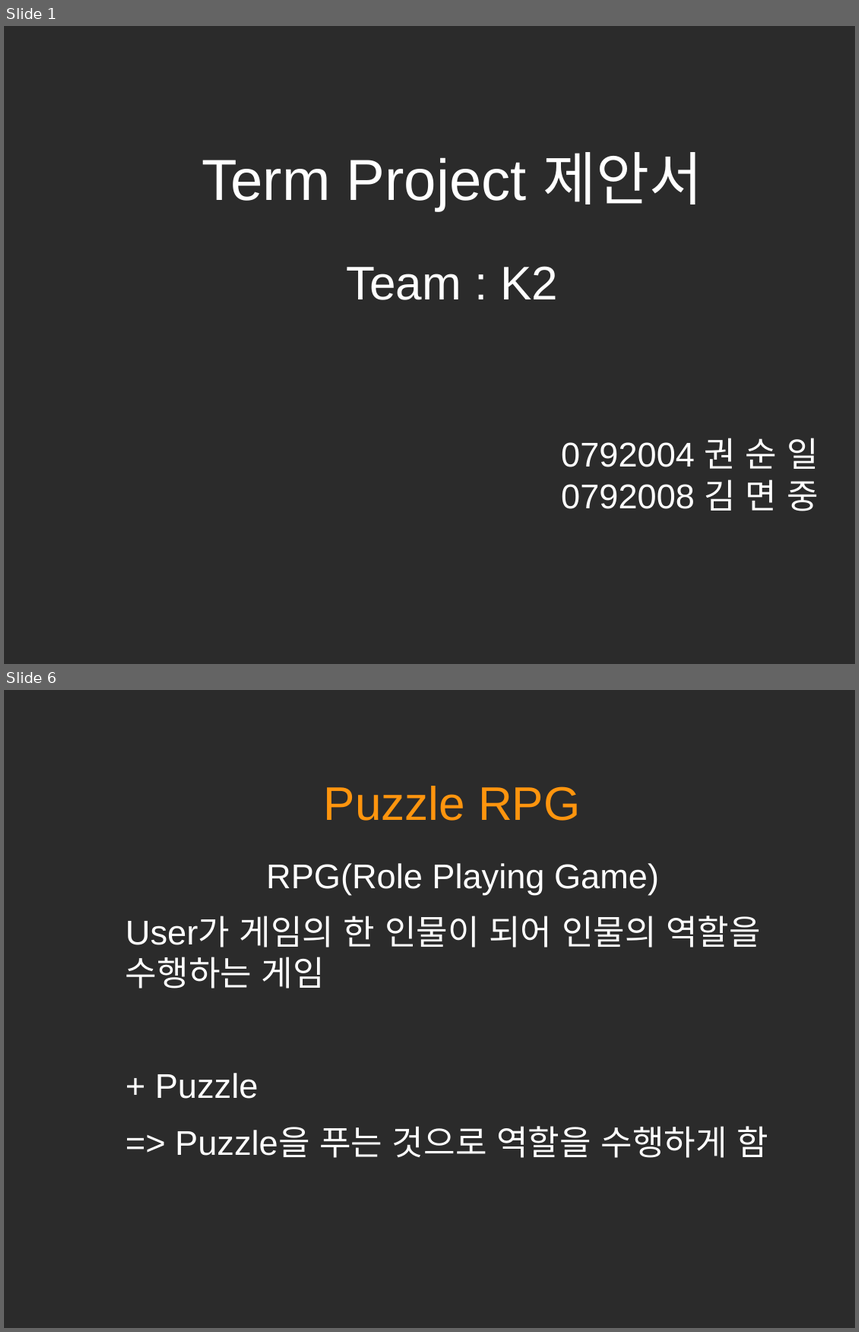
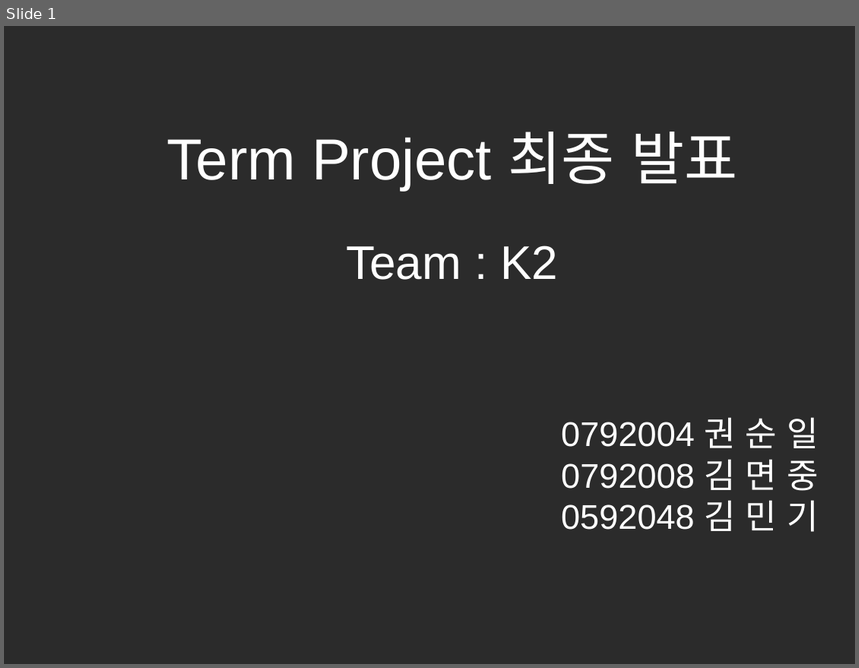
Before and after one commit to hl1itj/Team3, a slide deck: doc/term project 발표자료.odp. Shown one above the other, each under a label of ours: slides 1 and 6 before the commit, slide 1 after it; the slides between them are not shown. The pictures are 859x1332 and 859x668 pixels, drawn with LibreOffice and Linux fonts; fonts in the diff are those of the drawing; background and template pictures are left out; a plain dark background stands for a picture behind light text. Boxes give left, top, right and bottom in pixels: in the first picture for what was removed or moved away, otherwise in the second. Text is boxed around its words. In the diff, an @@ line names an element or a change of style, - is before the commit and + after.

```diff
--- a/doc/term project 발표자료.odp
+++ b/doc/term project 발표자료.odp
@@ slide 6 removed at (4, 690, 855, 1328), background picture (left out) @@
@@ title removed at (324, 786, 580, 821) @@
-Puzzle RPG
@@ text removed at (126, 863, 769, 1158) @@
-RPG(Role Playing Game)
-User가 게임의 한 인물이 되어 인물의 역할을 수행하는 게임
-+ Puzzle
-=> Puzzle을 푸는 것으로 역할을 수행하게 함
@@ slide 1 changed as well @@
@@ subtitle at (167, 132, 737, 190): text changed @@
-Term Project 제안서
+Term Project 최종 발표
@@ subtitle at (561, 500, 819, 532): paragraph added @@
+0592048 김 민 기
```
Also in this commit, not shown: 2 other slides changed, 4 slides added, 4 other slides removed, 2 other files.
